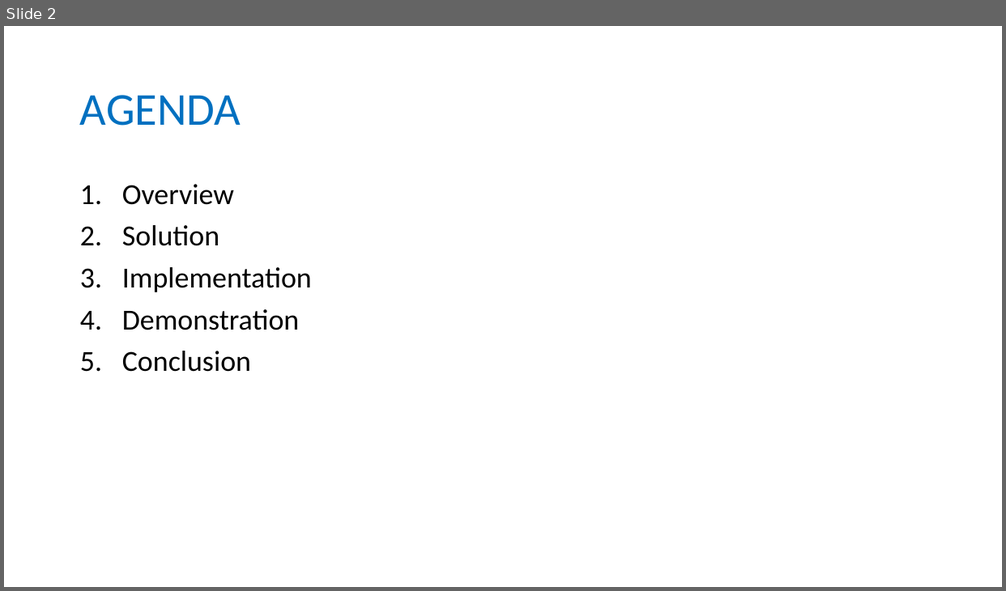
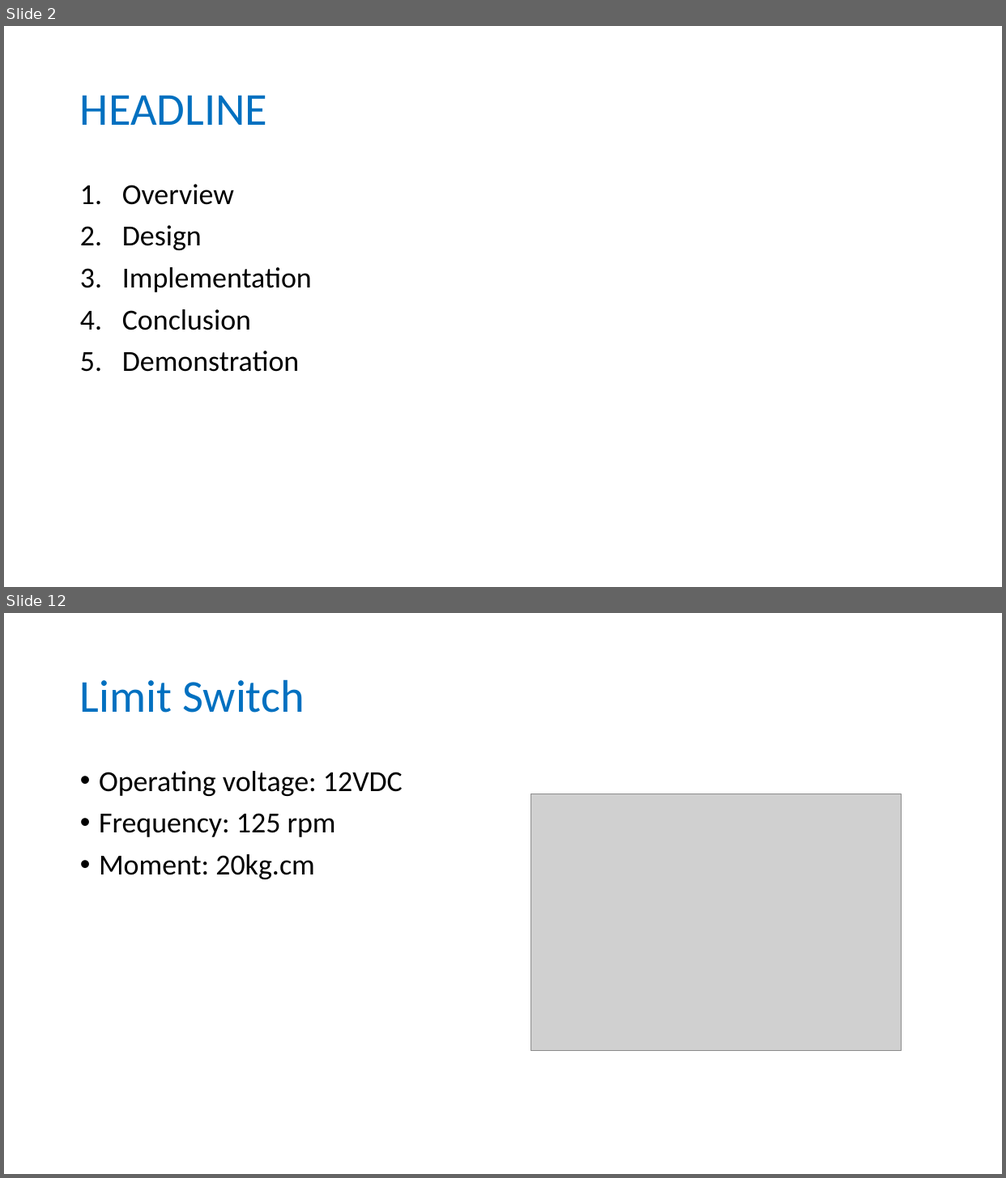
Before and after one commit to longhoang0304/DCDCS_Documentation, a slide deck: Final-Presentation.pptx. Shown one above the other, each under a label of ours: slide 2 before the commit, slides 2 and 12 after it; the slides between them are not shown. The pictures are 1006x591 and 1006x1178 pixels, drawn with LibreOffice and Linux fonts; fonts in the diff are those of the drawing; grey boxes stand for pictures. Boxes give left, top, right and bottom in pixels: in the first picture for what was removed or moved away, otherwise in the second. Text is boxed around its words. In the diff, an @@ line names an element or a change of style, - is before the commit and + after.

```diff
--- a/Final-Presentation.pptx
+++ b/Final-Presentation.pptx
@@ slide 12 added at <box>4,613,1002,1174</box>, background #FFFFFF @@
@@ title added at <box>80,679,305,713</box>, 44 pt, text #0070C0 @@
+Limit Switch
@@ text added at <box>99,771,403,879</box>, 28 pt, text #000000 @@
+• Operating voltage: 12VDC
+• Frequency: 125 rpm
+• Moment: 20kg.cm
@@ picture added at <box>531,794,901,1051</box> @@
@@ slide 2 changed as well @@
@@ title at <box>80,95,267,125</box>: text changed @@
-AGENDA
+HEADLINE
@@ text at <box>122,225,202,250</box>: text changed @@
-2. Solution
+2. Design
@@ text at <box>122,310,251,331</box>: paragraph added @@
+4. Conclusion
@@ text at <box>122,351,251,372</box>: paragraph removed @@
-5. Conclusion
```
Also in this commit, not shown: 3 other slides changed, 30 other slides added, 11 slides removed, 2 other files.
